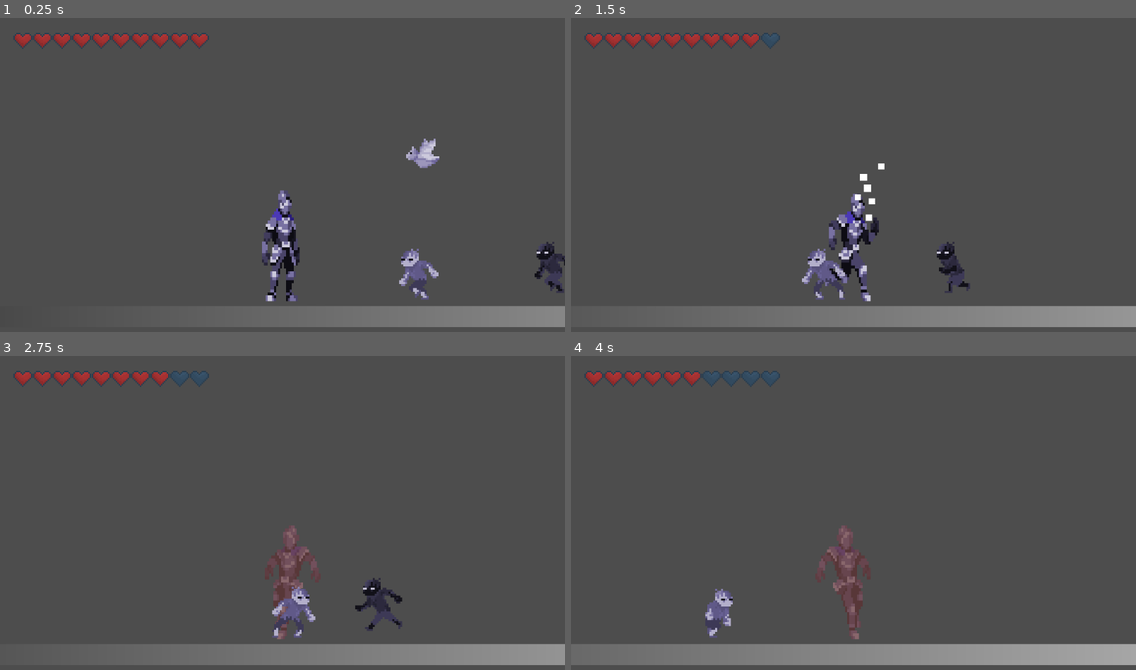
Above: before the commit, frames 1-4 (two rows, left to right).
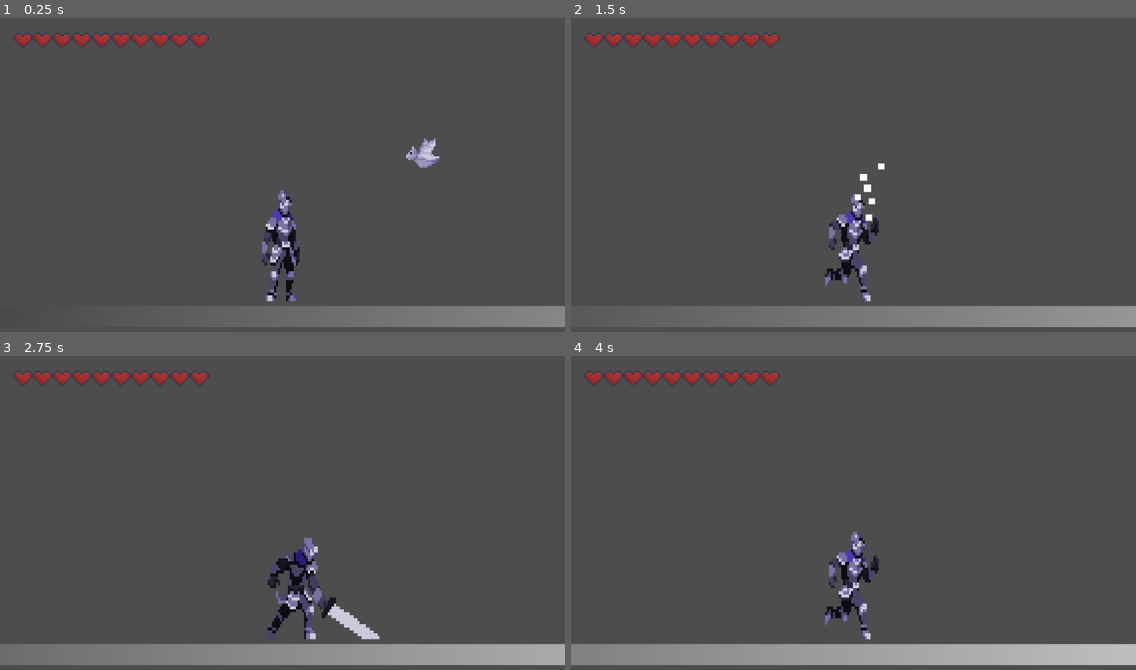
Above: after the commit, the same moments.

Repository: hugoc7/AbyssGameJam
Game: Godot game, scene res://levels/hugo.tscn
Same seed, same stepped clock (60 frames per second), same inputs: the game is played once before the commit and once after it. This scene is started directly instead of the project's main scene.
Inputs (mouse positions are in pixels of both pictures, inside the frame that each line leads up to):
- Up to frame 1 (0.25 s): no input
- Up to frame 2 (1.5 s): move the mouse to (977, 162) at 0.52 s; hold D (move_right) from 0.53 s (still down); tap W (jump) at 0.6, 0.77, 1.07 s; move the mouse to (740, 193) at 1.27 s; right-click (740, 193) at 1.35 s
- Up to frame 3 (2.75 s): tap W (jump) at 1.52, 1.55, 1.82, 2.3 s; move the mouse to (339, 443) at 2.02 s; release D (move_right) at 2.03 s; press the mouse at (339, 443) at 2.03 s; hold A (move_left) from 2.03 s (still down)
- Up to frame 4 (4 s): move the mouse to (825, 578) at 2.77 s; release A (move_left) at 2.78 s; release the mouse at (825, 578) at 2.78 s; hold D (move_right) from 2.78 s (still down); tap Space (switch_level_color) at 2.85 s; tap W (jump) at 3.02, 3.05, 3.32, 3.6, 3.77 s; move the mouse to (1023, 563) at 3.52 s

The runs differ from the first frame. In frame 1, 0.9% of the frame differs, in the area x 70-100%, y 71-90%; in frame 2, 0.9%; in frame 3, 3.1%; in frame 4, 3.3%, in the area x 0-100%, y 5-99%.

Commit message:
fix bug enemy fireball

Diff:
--- a/enemy/bat/enemy_bat.gd
+++ b/enemy/bat/enemy_bat.gd
@@ -49,7 +49,7 @@
 	set_animation("atk")
 	var projectile_instance : Projectile = projectile.instantiate()
 	projectile_instance.damage = self.damage
-	projectile_instance.collision_layer = 5
+	projectile_instance.collision_layer = 0
 	projectile_instance.collision_mask = 9
 	projectile_instance.launch(position, projectile_speed*global_position.direction_to(player.global_position))
 	get_parent().add_child(projectile_instance)
--- a/levels/Level_Designtest.tscn
+++ b/levels/Level_Designtest.tscn
@@ -48,7 +48,7 @@
 [node name="Player" parent="." instance=ExtResource("6_gvd8d")]
 position = Vector2(-1578, 489)
 speed = 400.0
-jump_velocity = -200.0
+jump_velocity = -600.0
 
 [node name="Projectiles" type="Node" parent="."]
 
--- a/levels/hugo.tscn
+++ b/levels/hugo.tscn
@@ -1,10 +1,9 @@
-[gd_scene load_steps=12 format=3 uid="uid://b4yhk5o1gop6"]
+[gd_scene load_steps=11 format=3 uid="uid://b4yhk5o1gop6"]
 
 [ext_resource type="Script" path="res://game_manager/game_manager.gd" id="1_tdwjc"]
 [ext_resource type="PackedScene" uid="uid://bmul6447vnsfc" path="res://menu/main_menu.tscn" id="2_gjmx3"]
 [ext_resource type="Script" path="res://background/background.gd" id="3_cer8s"]
 [ext_resource type="PackedScene" uid="uid://ck8o5v52wgvf6" path="res://player/player.tscn" id="5_d21w1"]
-[ext_resource type="PackedScene" uid="uid://cbe8prr8x1r0m" path="res://enemy/contact/enemy_contact.tscn" id="6_l8te7"]
 [ext_resource type="PackedScene" uid="uid://85ag7xxy5r67" path="res://hud/hud.tscn" id="7_pvkj3"]
 [ext_resource type="PackedScene" uid="uid://dkdfa3qyl3g7c" path="res://enemy/bat/enemy_bat.tscn" id="8_kusof"]
 [ext_resource type="Script" path="res://camera/camera.gd" id="8_s1ufl"]
@@ -51,17 +50,6 @@
 
 [node name="Enemy" type="Node" parent="."]
 
-[node name="EnemyContact" parent="Enemy" node_paths=PackedStringArray("player") instance=ExtResource("6_l8te7")]
-position = Vector2(422, 519)
-player = NodePath("../../Player")
-life = 30
-
-[node name="EnemyContact2" parent="Enemy" node_paths=PackedStringArray("player") instance=ExtResource("6_l8te7")]
-position = Vector2(698, 505)
-color = 1
-player = NodePath("../../Player")
-life = 30
-
 [node name="HUD" parent="." instance=ExtResource("7_pvkj3")]
 
 [node name="Camera" type="Camera2D" parent="." node_paths=PackedStringArray("target")]
--- a/player/player.tscn
+++ b/player/player.tscn
@@ -756,7 +756,7 @@
 
 [node name="AttackArea" type="Area2D" parent="Body"]
 scale = Vector2(0.490234, 1)
-collision_layer = 0
+collision_layer = 128
 collision_mask = 4
 
 [node name="CollisionShape2D" type="CollisionShape2D" parent="Body/AttackArea"]
--- a/projectiles/fireball.gd
+++ b/projectiles/fireball.gd
@@ -19,13 +19,16 @@
 
 
 func _on_area_entered(area):
+	if area.has_method("take_damage"):
+		area.take_damage(damage)
 	destroy()
 
-	if area.has_method("take_damage"):
-		area.take_damage(damage)
+
 
 
 func _on_body_entered(body):
+	if body.has_method("take_damage"):
+		body.take_damage(damage)
 	destroy()
 
 
--- a/projectiles/fireball.tscn
+++ b/projectiles/fireball.tscn
@@ -21,7 +21,7 @@
 texture = ExtResource("1_usawb")
 
 [node name="DestroyTimer" type="Timer" parent="."]
-wait_time = 3.0
+wait_time = 10.0
 one_shot = true
 autostart = true
 
